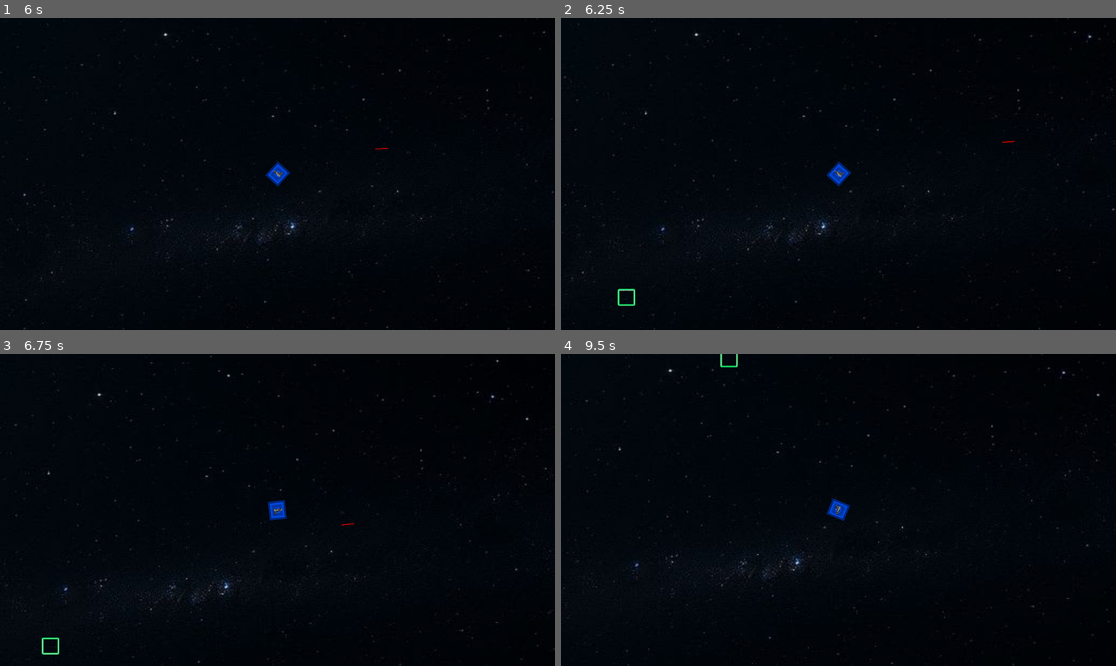
Above: before the commit, frames 1-4 (two rows, left to right).
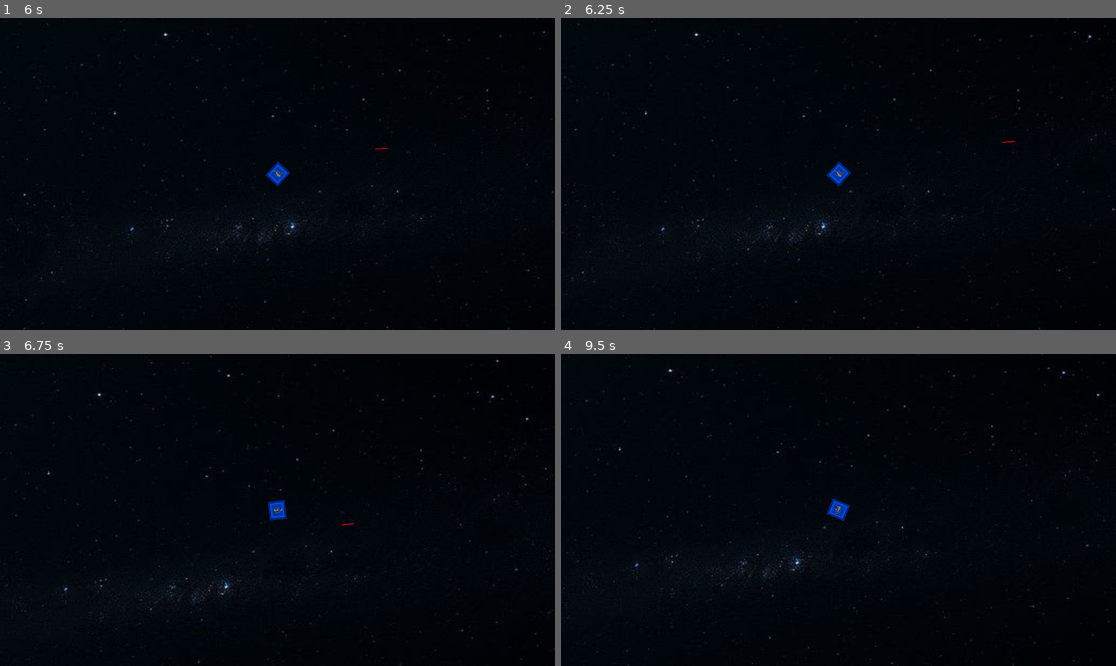
Above: after the commit, the same moments.

Repository: dreaemporer-sketch/menestrate
Game: Godot game, scene res://scenes/game.tscn
The game is run twice, just before and just after one commit, with the same random seed, the same clock (stepped at 60 frames per second) and the same inputs. The project has no main scene, so this scene is started directly.
Inputs (mouse positions are in pixels of both pictures, inside the frame that each line leads up to):
- Up to frame 1 (6 s): tap Enter at 0.5 s; move the mouse to (399, 158) at 0.52 s; press the mouse at (399, 158) at 0.53 s; hold D (move_right) 0.53-1.28 s; move the mouse to (166, 189) at 1.27 s; release the mouse at (166, 189) at 1.28 s; hold S (move_down) 1.28-2.03 s; tap O (play) at 1.35, 5.1 s; click (166, 189) at 1.55 s; move the mouse to (333, 105) at 2.02 s; press the mouse at (333, 105) at 2.03 s; hold D (move_right) 2.03-2.78 s; tap Shift (shift lock) at 2.1, 5.85 s; move the mouse to (249, 236) at 2.77 s; release the mouse at (249, 236) at 2.78 s; hold W (move_up) 2.78-3.53 s; click (249, 236) at 2.85 s; move the mouse to (444, 220) at 3.52 s; hold R 3.53-4.28 s; hold A (move_left) 3.53-5.03 s; click (444, 220) at 3.8 s; tap Space at 4.25 s; move the mouse to (111, 127) at 4.27 s; click (111, 127) at 4.35 s; move the mouse to (305, 174) at 5.02 s; press the mouse at (305, 174) at 5.03 s; hold S (move_down) 5.03-5.78 s; move the mouse to (194, 96) at 5.77 s; release the mouse at (194, 96) at 5.78 s; hold D (move_right) from 5.78 s (still down)
- Up to frame 2 (6.25 s): keep holding D (move_right); click (755, 96) at 6.05 s
- Up to frame 3 (6.75 s): move the mouse to (399, 494) at 6.52 s; release D (move_right) at 6.53 s; press the mouse at (399, 494) at 6.53 s; hold W (move_up) from 6.53 s (still down)
- Up to frame 4 (9.5 s): move the mouse to (727, 525) at 7.27 s; release W (move_up) at 7.28 s; release the mouse at (727, 525) at 7.28 s; hold D (move_right) 7.28-8.03 s; tap R at 7.35 s; click (727, 525) at 7.55 s; move the mouse to (894, 441) at 8.02 s; press the mouse at (894, 441) at 8.03 s; hold S (move_down) 8.03-8.78 s; move the mouse to (810, 572) at 8.77 s; release the mouse at (810, 572) at 8.78 s; hold A (move_left) from 8.78 s (still down); tap O (play) at 8.85 s; click (810, 572) at 9.05 s

Frame 1 is identical in both runs. In frame 2, less than 0.1% of the frame differs, in the area x 10-14%, y 86-93%; in frame 3, less than 0.1%; in frame 4, less than 0.1%.

Commit message:
continue
continuing my thing. I am trying to make my enemy spawn anywhere.

Diff:
--- a/scenes/game.tscn
+++ b/scenes/game.tscn
@@ -7,28 +7,99 @@
 
 [sub_resource type="Curve2D" id="Curve2D_iywne"]
 _data = {
-"points": PackedVector2Array(0, 0, 0, 0, 1162, 649, 0, 0, 0, 0, 1154, 1, 0, 0, 0, 0, 5, -3, 0, 0, 0, 0, 3, 642, 0, 0, 0, 0, 1165, 646)
+"points": PackedVector2Array(0, 0, 0, 0, 6856, 2919, 0, 0, 0, 0, 6848, -2129, 0, 0, 0, 0, -2923, -2112, 0, 0, 0, 0, -2941, 2896, 0, 0, 0, 0, 6860, 2901)
 }
 point_count = 5
 
 [sub_resource type="Curve2D" id="Curve2D_lbhrr"]
 _data = {
-"points": PackedVector2Array(0, 0, 0, 0, 1154, -1, 0, 0, 0, 0, 1156, 3, 0, 0, 0, 0, 1162, 657, 0, 0, 0, 0, 7, 640, 0, 0, 0, 0, 3, 3, 0, 0, 0, 0, 1156, 6, 0, 0, 0, 0, 1154, -1)
+"points": PackedVector2Array(0, 0, 0, 0, 6885, -2158, 0, 0, 0, 0, 6832, 2885, 0, 0, 0, 0, -2974, 2833, 0, 0, 0, 0, -2974, -2141, 0, 0, 0, 0, 6867, -2123)
 }
-point_count = 7
+point_count = 5
+
+[sub_resource type="RectangleShape2D" id="RectangleShape2D_p57ef"]
+size = Vector2(321, 5806.5)
 
 [sub_resource type="RectangleShape2D" id="RectangleShape2D_lbhrr"]
-size = Vector2(30, 760)
+size = Vector2(304.1875, 5806.5)
 
 [sub_resource type="RectangleShape2D" id="RectangleShape2D_iywne"]
-size = Vector2(1262, 35.5)
+size = Vector2(10576.5, 417.875)
 
 [node name="Game" type="Node2D" unique_id=1573141406]
 
-[node name="background" type="Sprite2D" parent="." unique_id=1971262753]
+[node name="backgrounds" type="Sprite2D" parent="." unique_id=1424140927]
+
+[node name="background" type="Sprite2D" parent="backgrounds" unique_id=1971262753]
 z_index = -3
 position = Vector2(128.00006, 409.99985)
 scale = Vector2(2.2402346, 1.9824219)
+texture = ExtResource("1_yqjtg")
+
+[node name="background2" type="Sprite2D" parent="backgrounds" unique_id=1154831467]
+z_index = -3
+position = Vector2(2728, 275.00006)
+scale = Vector2(3.0148358, 1.988541)
+texture = ExtResource("1_yqjtg")
+
+[node name="background10" type="Sprite2D" parent="backgrounds" unique_id=2045244138]
+z_index = -3
+position = Vector2(5719, -1542.9998)
+scale = Vector2(3.0148358, 1.988541)
+texture = ExtResource("1_yqjtg")
+
+[node name="background11" type="Sprite2D" parent="backgrounds" unique_id=306178715]
+z_index = -3
+position = Vector2(5727.0005, 2168.9998)
+scale = Vector2(3.0148358, 1.988541)
+texture = ExtResource("1_yqjtg")
+
+[node name="background12" type="Sprite2D" parent="backgrounds" unique_id=743491298]
+z_index = -3
+position = Vector2(5717, 310.00037)
+scale = Vector2(3.0148358, 1.988541)
+texture = ExtResource("1_yqjtg")
+
+[node name="background3" type="Sprite2D" parent="backgrounds" unique_id=455252109]
+z_index = -3
+position = Vector2(507, -1548.9999)
+scale = Vector2(3.0148358, 1.988541)
+texture = ExtResource("1_yqjtg")
+
+[node name="background4" type="Sprite2D" parent="backgrounds" unique_id=582919014]
+z_index = -3
+position = Vector2(3153.0005, -1548.0001)
+scale = Vector2(3.0148358, 1.988541)
+texture = ExtResource("1_yqjtg")
+
+[node name="background5" type="Sprite2D" parent="backgrounds" unique_id=700217320]
+z_index = -3
+position = Vector2(-1768, -1548)
+scale = Vector2(3.0148358, 1.988541)
+texture = ExtResource("1_yqjtg")
+
+[node name="background6" type="Sprite2D" parent="backgrounds" unique_id=1883861825]
+z_index = -3
+position = Vector2(-1769.0001, 285.99976)
+scale = Vector2(3.0148358, 1.988541)
+texture = ExtResource("1_yqjtg")
+
+[node name="background7" type="Sprite2D" parent="backgrounds" unique_id=276795216]
+z_index = -3
+position = Vector2(-1754.9996, 2169)
+scale = Vector2(3.0148358, 1.988541)
+texture = ExtResource("1_yqjtg")
+
+[node name="background8" type="Sprite2D" parent="backgrounds" unique_id=297282024]
+z_index = -3
+position = Vector2(1081.9999, 2169.0002)
+scale = Vector2(3.0148358, 1.988541)
+texture = ExtResource("1_yqjtg")
+
+[node name="background9" type="Sprite2D" parent="backgrounds" unique_id=1333765246]
+z_index = -3
+position = Vector2(3787, 2181.0002)
+scale = Vector2(3.0148358, 1.988541)
 texture = ExtResource("1_yqjtg")
 
 [node name="Player" parent="." unique_id=862858166 node_paths=PackedStringArray("enemy_spawn") instance=ExtResource("1_uwrxv")]
@@ -42,101 +113,32 @@
 curve = SubResource("Curve2D_iywne")
 
 [node name="PathFollow2D" type="PathFollow2D" parent="enemypath" unique_id=1864487291]
-position = Vector2(1162, 649)
-rotation = -1.5831413
+position = Vector2(6856, 2919)
+rotation = -1.5723811
 
 [node name="orbpath" type="Path2D" parent="." unique_id=1285190804]
 curve = SubResource("Curve2D_lbhrr")
 
 [node name="PathFollow2D" type="PathFollow2D" parent="orbpath" unique_id=1180163993]
-position = Vector2(1154, -1)
-rotation = 1.1071488
+position = Vector2(6885, -2158)
+rotation = 1.5813055
 
 [node name="PauseManager" parent="." unique_id=272263400 instance=ExtResource("4_lbhrr")]
 
-[node name="screenboundaries" type="StaticBody2D" parent="." unique_id=1689406859]
-visible = false
-disable_mode = 2
-collision_layer = 0
+[node name="StaticBody2D" type="StaticBody2D" parent="." unique_id=974349873]
 
-[node name="leftwall" type="CollisionShape2D" parent="screenboundaries" unique_id=1598543762]
-position = Vector2(-13, 318)
+[node name="CollisionShape2D" type="CollisionShape2D" parent="StaticBody2D" unique_id=781002273]
+position = Vector2(7026.5, 397)
+shape = SubResource("RectangleShape2D_p57ef")
+
+[node name="CollisionShape2D2" type="CollisionShape2D" parent="StaticBody2D" unique_id=652491591]
+position = Vector2(-3110.0938, 433)
 shape = SubResource("RectangleShape2D_lbhrr")
 
-[node name="rightwall" type="CollisionShape2D" parent="screenboundaries" unique_id=1737607425]
-position = Vector2(1172, 329)
-shape = SubResource("RectangleShape2D_lbhrr")
-
-[node name="upwall" type="CollisionShape2D" parent="screenboundaries" unique_id=2013490475]
-position = Vector2(577, -23)
+[node name="CollisionShape2D3" type="CollisionShape2D" parent="StaticBody2D" unique_id=148888659]
+position = Vector2(1964.25, 3098.125)
 shape = SubResource("RectangleShape2D_iywne")
 
-[node name="downwall" type="CollisionShape2D" parent="screenboundaries" unique_id=482379513]
-position = Vector2(585, 664)
+[node name="CollisionShape2D4" type="CollisionShape2D" parent="StaticBody2D" unique_id=1351481026]
+position = Vector2(1994, -2389.9375)
 shape = SubResource("RectangleShape2D_iywne")
-
-[node name="background2" type="Sprite2D" parent="." unique_id=1154831467]
-z_index = -3
-position = Vector2(2728, 275.00006)
-scale = Vector2(3.0148358, 1.988541)
-texture = ExtResource("1_yqjtg")
-
-[node name="background10" type="Sprite2D" parent="." unique_id=2045244138]
-z_index = -3
-position = Vector2(5719, -1542.9998)
-scale = Vector2(3.0148358, 1.988541)
-texture = ExtResource("1_yqjtg")
-
-[node name="background11" type="Sprite2D" parent="." unique_id=306178715]
-z_index = -3
-position = Vector2(5727.0005, 2168.9998)
-scale = Vector2(3.0148358, 1.988541)
-texture = ExtResource("1_yqjtg")
-
-[node name="background12" type="Sprite2D" parent="." unique_id=743491298]
-z_index = -3
-position = Vector2(5717, 310.00037)
-scale = Vector2(3.0148358, 1.988541)
-texture = ExtResource("1_yqjtg")
-
-[node name="background3" type="Sprite2D" parent="." unique_id=455252109]
-z_index = -3
-position = Vector2(507, -1548.9999)
-scale = Vector2(3.0148358, 1.988541)
-texture = ExtResource("1_yqjtg")
-
-[node name="background4" type="Sprite2D" parent="." unique_id=582919014]
-z_index = -3
-position = Vector2(3153.0005, -1548.0001)
-scale = Vector2(3.0148358, 1.988541)
-texture = ExtResource("1_yqjtg")
-
-[node name="background5" type="Sprite2D" parent="." unique_id=700217320]
-z_index = -3
-position = Vector2(-1768, -1548)
-scale = Vector2(3.0148358, 1.988541)
-texture = ExtResource("1_yqjtg")
-
-[node name="background6" type="Sprite2D" parent="." unique_id=1883861825]
-z_index = -3
-position = Vector2(-1769.0001, 285.99976)
-scale = Vector2(3.0148358, 1.988541)
-texture = ExtResource("1_yqjtg")
-
-[node name="background7" type="Sprite2D" parent="." unique_id=276795216]
-z_index = -3
-position = Vector2(-1754.9996, 2169)
-scale = Vector2(3.0148358, 1.988541)
-texture = ExtResource("1_yqjtg")
-
-[node name="background8" type="Sprite2D" parent="." unique_id=297282024]
-z_index = -3
-position = Vector2(1081.9999, 2169.0002)
-scale = Vector2(3.0148358, 1.988541)
-texture = ExtResource("1_yqjtg")
-
-[node name="background9" type="Sprite2D" parent="." unique_id=1333765246]
-z_index = -3
-position = Vector2(3787, 2181.0002)
-scale = Vector2(3.0148358, 1.988541)
-texture = ExtResource("1_yqjtg")
--- a/scenes/hud.tscn
+++ b/scenes/hud.tscn
@@ -33,10 +33,10 @@
 text = "element:"
 
 [node name="round_label" type="Label" parent="." unique_id=1324131143]
-offset_left = 49.0
-offset_top = 83.0
-offset_right = 96.0
-offset_bottom = 132.0
+offset_left = -2.0
+offset_top = 169.0
+offset_right = 45.0
+offset_bottom = 218.0
 text = "round
 "
 
--- a/scenes/settings.tscn
+++ b/scenes/settings.tscn
@@ -10,12 +10,18 @@
 texture = ExtResource("1_5p8wc")
 
 [node name="TextEdit" type="TextEdit" parent="." unique_id=1647113342]
-offset_left = -7.0
-offset_top = 8.0
-offset_right = 1043.0
-offset_bottom = 633.0
-text = "To move you have to you WASD
-space or clicking is for shooting (can hold space or holding the click to shoot continuosly
+offset_left = 42.0
+offset_top = 21.0
+offset_right = 1092.0
+offset_bottom = 646.0
+text = "Instructions:
+
+To move you have to you WASD
+
+space or clicking is for shooting (can hold space or holding the click to shoot continuosly)
+
 R for restart
+
 p is to pause
+
 o is to play"
--- a/scenes/starting.tscn
+++ b/scenes/starting.tscn
@@ -50,6 +50,8 @@
 offset_right = 1137.0
 offset_bottom = 619.0
 icon = ExtResource("4_oud6e")
+flat = true
 script = ExtResource("5_0cxnw")
 
 [connection signal="pressed" from="Button" to="." method="_on_button_pressed"]
+[connection signal="pressed" from="Button2" to="." method="_on_button_2_pressed"]
--- a/scripts/menusetting.gd
+++ b/scripts/menusetting.gd
@@ -3,3 +3,7 @@
 func _on_button_pressed() -> void:
 	get_tree().change_scene_to_file("res://scenes/settings.tscn")
 	print("pressed")
+
+
+func _on_pressed() -> void:
+	pass # Replace with function body.
--- a/scripts/player.gd
+++ b/scripts/player.gd
@@ -86,7 +86,7 @@
 # ROUND SYSTEM
 var survive_time = 0.0
 var current_round = 1
-# SPAWN TIMERS
+# SPAWN TIMERSm
 var enemy_spawn_timer = 0.0
 var orb_spawned_this_round = false
 # PAUSE
--- a/scripts/start.gd
+++ b/scripts/start.gd
@@ -1,4 +1,9 @@
 extends Control
+
+func _on_button_2_pressed() -> void:
+	get_tree().change_scene_to_file("res://scenes/settings.tscn")
+	print("pressed")
+
 
 func _on_button_pressed() -> void:
 	get_tree().change_scene_to_file("res://scenes/game.tscn")
Renamed: restart.gd -> scripts/restart.gd
Renamed: restart.gd.uid -> scripts/restart.gd.uid
